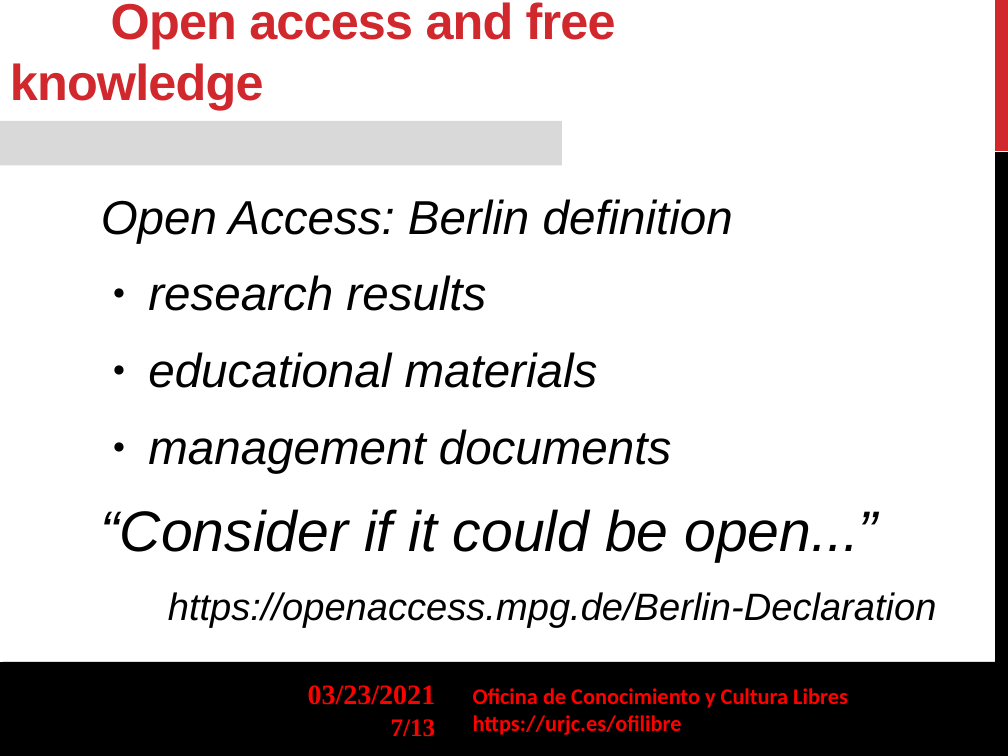
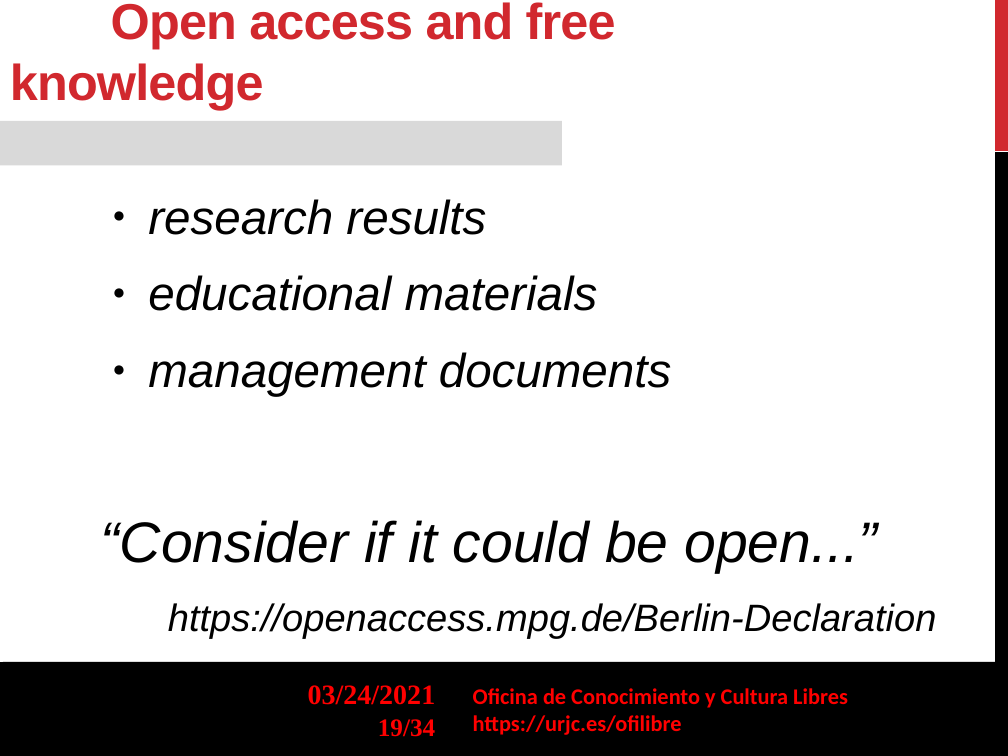
Before and after one commit to gabrielIzquierdo/OfiLibreGabri.github.io, a slide deck: slide 19 of transpas/ofilibre/Ofilibre-presentacion-en.odp (slide 7 before the commit). Drawn at 1008x756 pixels with LibreOffice and Linux fonts; fonts in the diff are those of the drawing; background and template pictures are left out. Boxes give left, top, right and bottom in pixels: in the first picture for what was removed or moved away, otherwise in the second. Text is boxed around its words. In the diff, an @@ line names an element or a change of style, - is before the commit and + after.

```diff
--- a/transpas/ofilibre/Ofilibre-presentacion-en.odp
+++ b/transpas/ofilibre/Ofilibre-presentacion-en.odp
@@ text at box(101, 199, 733, 243): paragraph removed @@
-Open Access: Berlin definition
@@ text at box(308, 685, 436, 705): text changed @@
-03/23/2021
+03/24/2021
@@ page number at box(378, 719, 435, 737): text changed @@
-7/13
+19/34
```
Also in this commit, not shown: 12 other slides changed, 21 slides added, 1 other file.
